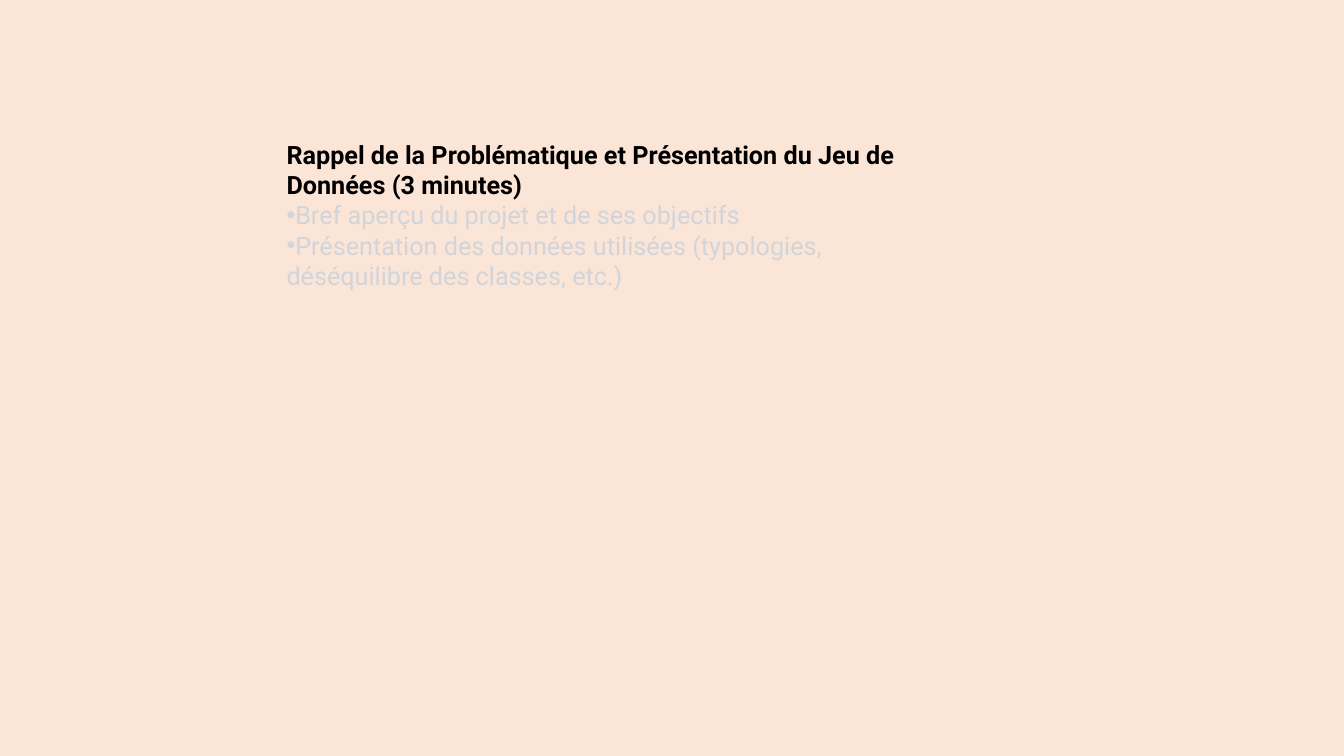
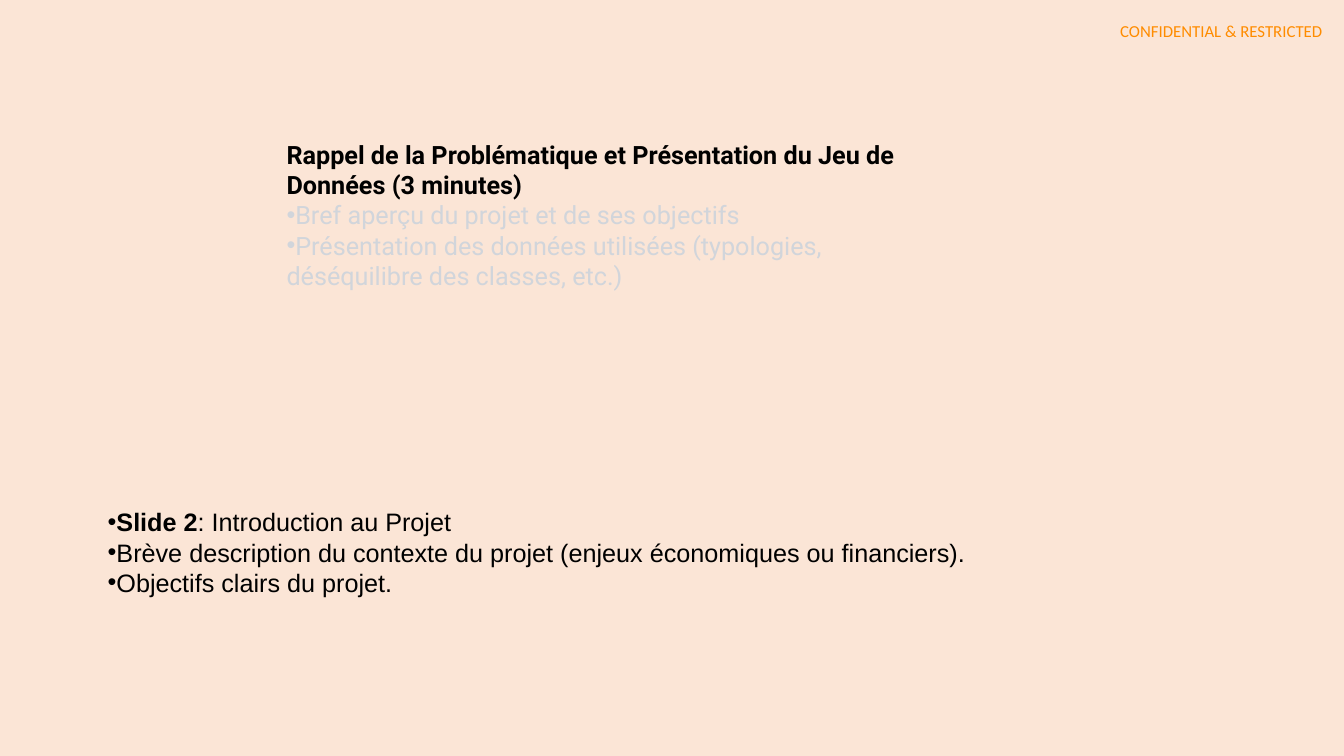
Before and after one commit to SilviaFranze/Project7, a slide deck: slide 2 of Presentazione.pptx. Drawn at 1344x756 pixels with LibreOffice and Linux fonts; fonts in the diff are those of the drawing. Boxes give left, top, right and bottom in pixels: in the first picture for what was removed or moved away, otherwise in the second. Text is boxed around its words. In the diff, an @@ line names an element or a change of style, - is before the commit and + after.

Commit message:
adding ppt

```diff
--- a/Presentazione.pptx
+++ b/Presentazione.pptx
@@ text added at (x1=1120, y1=26, x2=1322, y2=37), 12 pt, text #FF8C00 @@
+CONFIDENTIAL & RESTRICTED
@@ text added at (x1=108, y1=512, x2=965, y2=597), 18 pt, text #000000 @@
+• Slide 2: Introduction au Projet
+• Brève description du contexte du projet (enjeux économiques ou financiers).
+• Objectifs clairs du projet.
```
Also in this commit, not shown: 6 other slides changed, 11 slides added, 11 slides removed.
